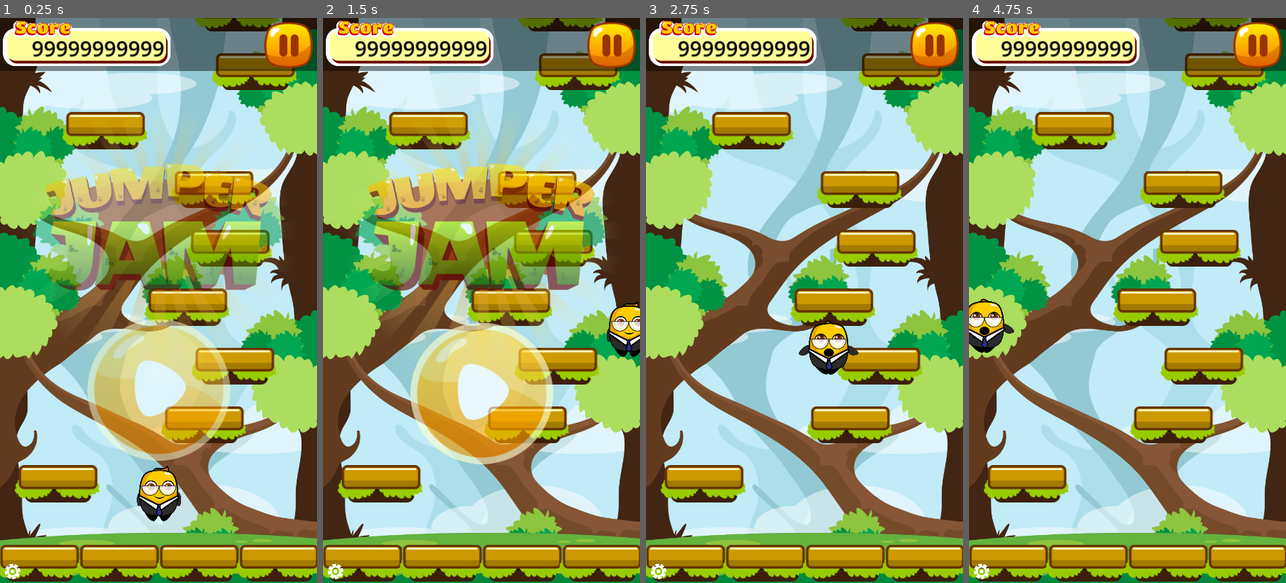
Above: before the commit, frames 1-4 (left to right).
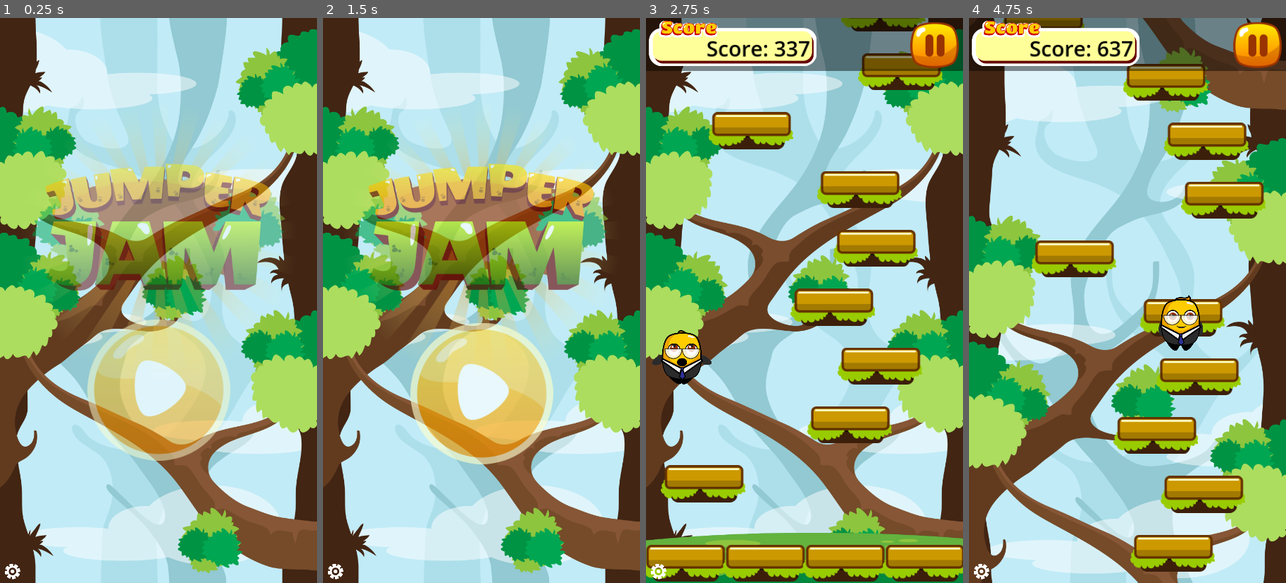
Above: after the commit, the same moments.

Repository: EricBL3/godot-mobile-game
Game: Godot game, scene res://scenes/main.tscn
The game is run twice, just before and just after one commit, with the same random seed, the same clock (stepped at 60 frames per second) and the same inputs.
Inputs (mouse positions are in pixels of both pictures, inside the frame that each line leads up to):
- Up to frame 1 (0.25 s): no input
- Up to frame 2 (1.5 s): hold D (move_right) 0.53-1.25 s; click (481, 396) at 1.25 s
- Up to frame 3 (2.75 s): hold A (move_left) from 2.03 s (still down)
- Up to frame 4 (4.75 s): release A (move_left) at 2.78 s; hold D (move_right) 2.78-4.28 s; hold A (move_left) from 4.28 s (still down)

The runs differ from the first frame. In frame 1, 31% of the frame differs, in the area x 0-100%, y 0-100%; in frame 2, 30%; in frame 3, 2.8%; in frame 4, 73%.

Commit message:
Complete until saving high score

Diff:
--- a/scenes/player.tscn
+++ b/scenes/player.tscn
@@ -149,3 +149,9 @@
 libraries = {
 "": SubResource("AnimationLibrary_iwyvl")
 }
+
+[node name="VisibleOnScreenNotifier2D" type="VisibleOnScreenNotifier2D" parent="."]
+position = Vector2(1, -3.5)
+scale = Vector2(2.7, 1.35)
+
+[connection signal="screen_exited" from="VisibleOnScreenNotifier2D" to="." method="_on_visible_on_screen_notifier_2d_screen_exited"]
--- a/scenes/title_screen.tscn
+++ b/scenes/title_screen.tscn
@@ -4,6 +4,21 @@
 [ext_resource type="Script" path="res://scripts/base_screen.gd" id="1_fedbv"]
 [ext_resource type="PackedScene" uid="uid://bc7qf5vxmr0ea" path="res://scenes/screen_button.tscn" id="2_upek5"]
 [ext_resource type="Texture2D" uid="uid://d30t4nw36i48l" path="res://assets/textures/ui/PlayBtn.png" id="3_gspug"]
+
+[sub_resource type="Animation" id="Animation_ngil3"]
+length = 0.001
+tracks/0/type = "value"
+tracks/0/imported = false
+tracks/0/enabled = true
+tracks/0/path = NodePath("Control/TitlePlay:position")
+tracks/0/interp = 1
+tracks/0/loop_wrap = true
+tracks/0/keys = {
+"times": PackedFloat32Array(0),
+"transitions": PackedFloat32Array(1),
+"update": 0,
+"values": [Vector2(-101.5, 50)]
+}
 
 [sub_resource type="Animation" id="Animation_prjnr"]
 resource_name = "animate_play_button"
@@ -20,21 +35,6 @@
 "transitions": PackedFloat32Array(1, 1),
 "update": 0,
 "values": [Vector2(-101.5, 50), Vector2(-101.5, 65)]
-}
-
-[sub_resource type="Animation" id="Animation_ngil3"]
-length = 0.001
-tracks/0/type = "value"
-tracks/0/imported = false
-tracks/0/enabled = true
-tracks/0/path = NodePath("Control/TitlePlay:position")
-tracks/0/interp = 1
-tracks/0/loop_wrap = true
-tracks/0/keys = {
-"times": PackedFloat32Array(0),
-"transitions": PackedFloat32Array(1),
-"update": 0,
-"values": [Vector2(-101.5, 50)]
 }
 
 [sub_resource type="AnimationLibrary" id="AnimationLibrary_w6ryk"]
--- a/scripts/game.gd
+++ b/scripts/game.gd
@@ -6,8 +6,9 @@
 @onready var parallax_1 = $ParallaxBackground/ParallaxLayer
 @onready var parallax_2 = $ParallaxBackground/ParallaxLayer2
 @onready var parallax_3 = $ParallaxBackground/ParallaxLayer3
+@onready var hud = $UILayer/HUD
 
-
+signal player_died(score, highscore)
 
 var camera_scene = preload("res://scenes/game_camera.tscn")
 var camera: GameCamera = null
@@ -18,6 +19,11 @@
 @export var player_spawn_pos_y_offset = 135
 
 var viewport_size: Vector2
+
+var score: int
+var highscore: int
+
+var save_file_path = "user://highscore.save"
 
 func _ready():
 	viewport_size = get_viewport_rect().size
@@ -31,7 +37,11 @@
 	setup_parallax_layer(parallax_2)
 	setup_parallax_layer(parallax_3)
 
-	new_game()
+	hud.visible = false
+	ground_sprite.visible = false
+	hud.set_score(0)
+
+	load_score()
 
 func get_parallax_sprite_scale(parallax_sprite: Sprite2D):
 	var parallax_tex = parallax_sprite.get_texture()
@@ -58,9 +68,13 @@
 	if player && level_generator:
 		var player_y_pos = player.global_position.y
 		level_generator.generate_next_level(player_y_pos)
-
+	if player:
+		if score < (viewport_size.y - player.global_position.y):
+			score = (viewport_size.y - player.global_position.y)
+			hud.set_score(score)
 
 func new_game():
+	reset_game()
 	player = player_scene.instantiate()
 	player.global_position = player_spawn_pos
 	add_child(player)
@@ -68,3 +82,44 @@
 	camera = camera_scene.instantiate()
 	camera.setup_camera(player)
 	add_child(camera)
+
+	if player:
+		level_generator.start_generation()
+		player.player_died.connect(_on_player_died)
+
+	hud.visible = true
+	ground_sprite.visible = true
+	score = 0
+
+
+func _on_player_died():
+	hud.visible = false
+
+	if score > highscore:
+		highscore = score
+		save_score()
+
+	player_died.emit(score, highscore)
+
+func reset_game():
+	hud.set_score(0)
+	ground_sprite.visible = false
+	level_generator.reset_level()
+	if player:
+		player.queue_free()
+		player = null
+
+	if camera:
+		camera.queue_free()
+		camera = null
+
+func save_score():
+	var file = FileAccess.open(save_file_path, FileAccess.WRITE)
+	file.store_var(highscore)
+	file.close()
+
+func load_score():
+	if FileAccess.file_exists(save_file_path):
+		var file = FileAccess.open(save_file_path, FileAccess.READ)
+		highscore = file.get_var()
+		file.close()
--- a/scripts/game_camera.gd
+++ b/scripts/game_camera.gd
@@ -10,6 +10,9 @@
 @export var limit_distance = 420
 
 func _ready():
+	if player:
+		global_position.y = player.global_position.y
+
 	viewport_size = get_viewport_rect().size
 	global_position.x = viewport_size.x / 2
 	limit_bottom = viewport_size.y
--- a/scripts/hud.gd
+++ b/scripts/hud.gd
@@ -2,6 +2,8 @@
 
 @onready var top_bar_bg = $TopBarBG
 @onready var top_bar = $TopBar
+@onready var score_label = $TopBar/ScoreLabel
+
 @export var margin = 10
 
 func _ready():
@@ -26,3 +28,6 @@
 
 func _on_pause_btn_pressed():
 	pass # Replace with function body.
+
+func set_score(score: int):
+	score_label.text = "Score: " + str(score)
--- a/scripts/level_generator.gd
+++ b/scripts/level_generator.gd
@@ -16,6 +16,8 @@
 	viewport_size = get_viewport_rect().size
 	start_platform_y = viewport_size.y - (y_distance_between_platform * 2)
 	generated_platform_count = 0
+
+func start_generation():
 	generate_level(start_platform_y, true)
 
 func generate_next_level(player_y_pos):
@@ -49,3 +51,8 @@
 		location.y = start_y - (y_distance_between_platform * i)
 		create_platform(location)
 		generated_platform_count += 1
+
+func reset_level():
+	generated_platform_count = 0
+	for platform in platform_parent.get_children():
+		platform.queue_free()
--- a/scripts/main.gd
+++ b/scripts/main.gd
@@ -1 +1,18 @@
 extends Node
+@onready var screens = $Screens
+@onready var game = $Game
+
+func _ready():
+	screens.start_game.connect(_on_screens_start_game)
+	screens.delete_level.connect(_on_screens_delete_level)
+	game.player_died.connect(_on_player_died)
+
+func _on_screens_start_game():
+	game.new_game()
+
+func _on_player_died(score, highscore):
+	await(get_tree().create_timer(0.75).timeout)
+	screens.game_over(score, highscore)
+
+func _on_screens_delete_level():
+	game.reset_game()
--- a/scripts/player.gd
+++ b/scripts/player.gd
@@ -2,6 +2,7 @@
 class_name Player
 
 @onready var animator = $AnimationPlayer
+@onready var col_shape = $CollisionShape2D
 
 @export var speed = 300
 @export var accelerometer_speed = 130
@@ -13,6 +14,9 @@
 var screen_size
 
 var use_accelerometer = false
+var dead = false
+
+signal player_died
 
 func _ready():
 	screen_size = get_viewport_rect().size
@@ -33,16 +37,17 @@
 	if velocity.y > max_fall_velocity:
 		velocity.y = max_fall_velocity
 
-	if use_accelerometer:
-		velocity.x = Input.get_accelerometer().x * accelerometer_speed
-	else:
-		var dir = Input.get_axis("move_left", "move_right")
-		if dir:
-			velocity.x = dir * speed
+	if !dead:
+		if use_accelerometer:
+			velocity.x = Input.get_accelerometer().x * accelerometer_speed
 		else:
-			# Useful for making the character slide and then stop.
-			# Change the value of stop_offset to make it stop moving slower or faster.
-			velocity.x = move_toward(velocity.x, 0, speed / stop_offset)
+			var dir = Input.get_axis("move_left", "move_right")
+			if dir:
+				velocity.x = dir * speed
+			else:
+				# Useful for making the character slide and then stop.
+				# Change the value of stop_offset to make it stop moving slower or faster.
+				velocity.x = move_toward(velocity.x, 0, speed / stop_offset)
 
 	move_and_slide()
 
@@ -53,3 +58,13 @@
 
 func jump(jump_force):
 	velocity.y = -jump_force
+
+
+func _on_visible_on_screen_notifier_2d_screen_exited():
+	die()
+
+func die():
+	if !dead:
+		dead = true
+		col_shape.set_deferred("disabled", true)
+		player_died.emit()
--- a/scripts/screens.gd
+++ b/scripts/screens.gd
@@ -3,8 +3,14 @@
 @onready var title_screen = $TitleScreen
 @onready var pause_screen = $PauseScreen
 @onready var game_over_screen = $GameOverScreen
+@onready var game_over_score_label = $GameOverScreen/Box/ScoreLabel
+@onready var game_over_high_score_label = $GameOverScreen/Box/HighScoreLabel
+
 
 var current_screen = null
+
+signal start_game
+signal delete_level
 
 func _ready():
 	console.visible = false
@@ -26,23 +32,22 @@
 func _on_button_pressed(button):
 	match button.name:
 		"TitlePlay":
-			print("Play")
 			change_screen(null)
+			await(get_tree().create_timer(0.5).timeout)
+			start_game.emit()
 		"PauseRetry":
-			print("Pause retry")
 			change_screen(null)
 		"PauseBack":
-			print("Pause back")
 			change_screen(title_screen)
 		"PauseClose":
-			print("Pause close")
 			change_screen(null)
 		"GameOverRetry":
-			print("Game over retry")
 			change_screen(null)
+			await(get_tree().create_timer(0.5).timeout)
+			start_game.emit()
 		"GameOverBack":
-			print("Game over back")
 			change_screen(title_screen)
+			delete_level.emit()
 
 func change_screen(new_screen):
 	if current_screen:
@@ -54,3 +59,8 @@
 		var appear_tween = current_screen.appear()
 		await(appear_tween.finished)
 		get_tree().call_group("buttons", "set_disabled", false)
+
+func game_over(score, highscore):
+	game_over_score_label.text = "Score: " + str(score)
+	game_over_high_score_label.text = "Best: " + str(highscore)
+	change_screen(game_over_screen)
Not shown, added: scenes/maiCF79.tmp
